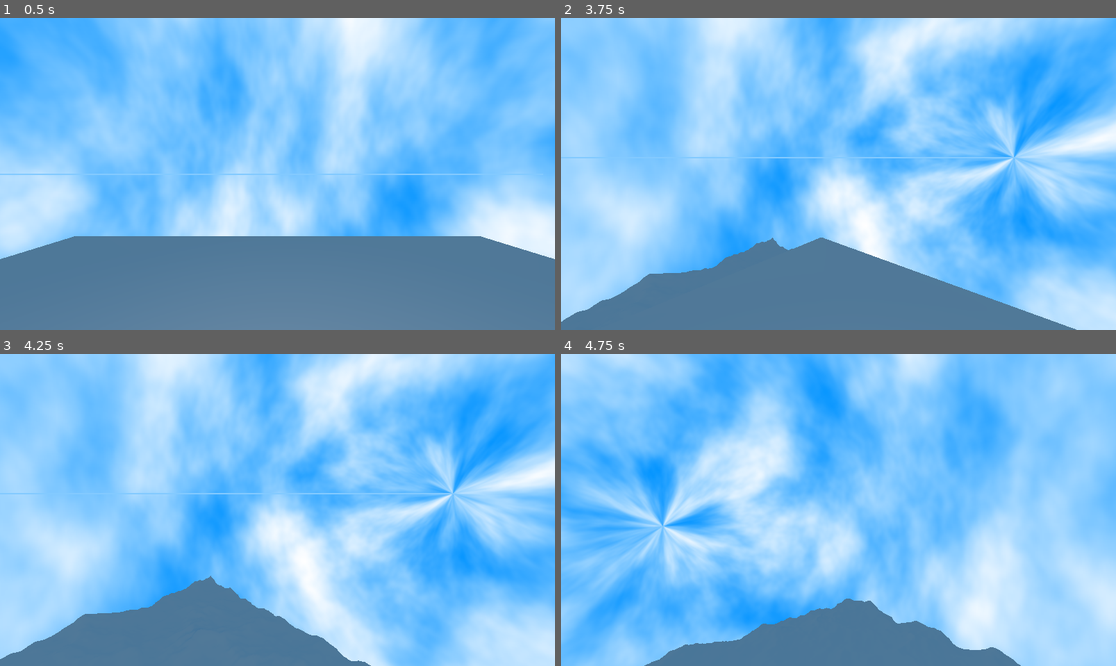
Above: before the commit, frames 1-4 (two rows, left to right).
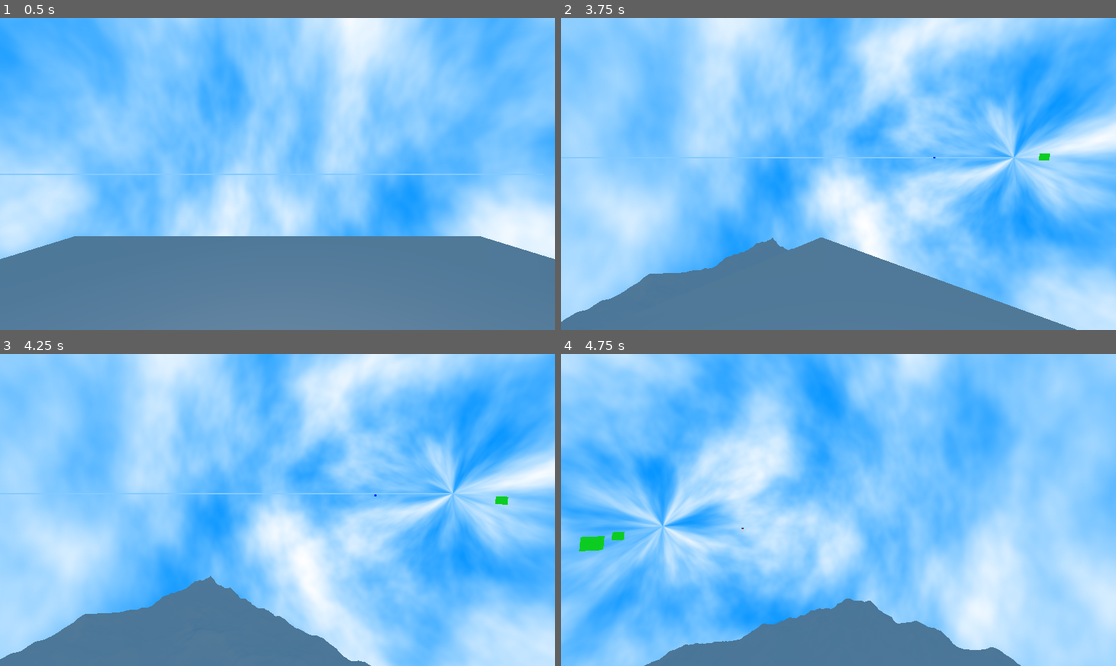
Above: after the commit, the same moments.

Repository: JustAws0m3/Godot_project_1
Game: Godot game, scene res://Main.tscn
The game is run twice, just before and just after one commit, with the same random seed, the same clock (stepped at 60 frames per second) and the same inputs.
Inputs (mouse positions are in pixels of both pictures, inside the frame that each line leads up to):
- Up to frame 1 (0.5 s): no input
- Up to frame 2 (3.75 s): tap Enter at 0.5 s; move the mouse to (866, 174) at 0.52 s; hold R (Refresh) 0.53-1.28 s; hold W (Forwards) from 0.53 s (still down); tap Space (Jump) at 0.77, 1.52, 3.02 s; move the mouse to (810, 174) at 1.27 s; tap Shift (Sprint) at 1.35, 2.85 s; move the mouse to (849, 167) at 2.02 s; hold R (Refresh) 2.03-2.78 s; move the mouse to (832, 180) at 2.77 s; move the mouse to (877, 177) at 3.52 s; hold R (Refresh) from 3.53 s (still down)
- Up to frame 3 (4.25 s): keep holding W (Forwards); keep holding R (Refresh); tap Space (Jump) at 3.77 s
- Up to frame 4 (4.75 s): keep holding W (Forwards); move the mouse to (794, 506) at 4.27 s; release R (Refresh) at 4.28 s; tap Shift (Sprint) at 4.35 s; tap Space (Jump) at 4.52 s

Frame 1 is identical in both runs. In frame 2, less than 0.1% of the frame differs, in the area x 67-89%, y 43-46%; in frame 3, less than 0.1%; in frame 4, 0.3%, in the area x 3-33%, y 55-64%.
Error before the commit: Parse Error: Identifier "point_mesh" not declared in the current scope. (res://Scripts/Generation/Unpackers/paths_unpacker.gd:46)

Commit message:
added basis for better object placing

Diff:
--- a/Main.tscn
+++ b/Main.tscn
@@ -56,9 +56,3 @@
 
 [node name="Unpacker" type="Node" parent="."]
 script = ExtResource("6_3dxm6")
-MAP_SIZE = null
-SPAWN_DIST_MIN = null
-SPAWN_DIST_MAX = null
-SPAWN_BOUND = null
-N_POINTS = null
-seed = null
--- a/Scripts/Generation/Unpackers/paths_unpacker.gd
+++ b/Scripts/Generation/Unpackers/paths_unpacker.gd
@@ -8,18 +8,21 @@
 const GREEN = preload("uid://di5vgqcoebvue")
 
 #Map paramaters
-@export var MAP_SIZE := Vector3(300,30,150)
+@export var map_size := Vector3(300,30,150)
 
 #Spawn Paramaters
-@export var SPAWN_DIST_MIN := 15
-@export var SPAWN_DIST_MAX := 30
-@export var SPAWN_BOUND := 20
+@export var spawn_dist_min := 15
+@export var spawn_dist_max := 30
+@export var spawn_bound := 20
 
 #Point paramaters
-@export var N_POINTS := 3
+@export var n_pois := 3
+@export var poi_bound = 20
+@export var min_poi_dist_ratio := 0.3
+@export var max_poi_dist_ratio := 0.7
 
-var WORLD_BORDER_POSITIVE = MAP_SIZE / 2
-var WORLD_BORDER_NEGATIVE = -MAP_SIZE / 2
+var WORLD_BORDER_POSITIVE = map_size / 2
+var WORLD_BORDER_NEGATIVE = -map_size / 2
 
 func _ready():
 	unpack()
@@ -43,37 +46,67 @@
 func place_point(pos:Vector3,material:StandardMaterial3D) -> Node3D:
 	var point = STATIC_BOX.instantiate() as Node3D
 	point.position = pos
-	point_mesh = point.get_node("./MeshInstance3D") as MeshInstance3D
+	var point_mesh = point.get_node("./MeshInstance3D") as MeshInstance3D
 	point_mesh.material_override = material
+	add_child(point)
 	return point
 
 
 #Method for placing spawn points
 func place_spawns(rng:RandomNumberGenerator) -> Array[Node3D]:
 	var spawn_point_a_pos = Vector3(
-		WORLD_BORDER_NEGATIVE.x + rng.randf_range(SPAWN_DIST_MIN,SPAWN_DIST_MAX),
+		WORLD_BORDER_NEGATIVE.x + rng.randf_range(spawn_dist_min,spawn_dist_max),
 		0,
-		rng.randf_range(WORLD_BORDER_NEGATIVE.z + SPAWN_BOUND, WORLD_BORDER_POSITIVE.z - SPAWN_BOUND)
+		rng.randf_range(WORLD_BORDER_NEGATIVE.z + spawn_bound, WORLD_BORDER_POSITIVE.z - spawn_bound)
 	)
 	var spawn_point_b_pos = Vector3(
-		WORLD_BORDER_POSITIVE.x - rng.randf_range(SPAWN_DIST_MIN,SPAWN_DIST_MAX),
+		WORLD_BORDER_POSITIVE.x - rng.randf_range(spawn_dist_min,spawn_dist_max),
 		0,
-		rng.randf_range(WORLD_BORDER_NEGATIVE.z + SPAWN_BOUND, WORLD_BORDER_POSITIVE.z - SPAWN_BOUND)
+		rng.randf_range(WORLD_BORDER_NEGATIVE.z + spawn_bound, WORLD_BORDER_POSITIVE.z - spawn_bound)
 	)
 
 	var spawn_point_a = place_point(spawn_point_a_pos,RED)
 	var spawn_point_b = place_point(spawn_point_b_pos,BLUE)
 
-func place_points() -> Array[Node3D]:
-	var points = []
+	return [spawn_point_a,spawn_point_b]
 
-	return points
+#Gets the maximum positive and negative distances you can travel along a vector from a point without going out of bounds
+func calculate_vector_map_bounds(pos:Vector2,vec:Vector2) -> Array[float]:
+	var x_pos = ((WORLD_BORDER_POSITIVE.x - poi_bound) - pos.x) / vec.x
+	var x_neg = ((WORLD_BORDER_NEGATIVE.x + poi_bound) - pos.x) / vec.x
+	var y_pos = ((WORLD_BORDER_POSITIVE.y - poi_bound) - pos.y) / vec.y
+	var y_neg = ((WORLD_BORDER_NEGATIVE.y + poi_bound) - pos.y) / vec.y
+	return [min(x_pos,y_pos),max(x_neg,y_neg)]
+
+
+func generate_poi_vector(rng:RandomNumberGenerator,pos_a:Vector3,pos_b:Vector3) -> Vector3:
+	var pos_a_v2 = Vector2(pos_a.x,pos_a.z)
+	var pos_b_v2 = Vector2(pos_b.x,pos_b.z)
+
+	var dist = rng.randf_range(min_poi_dist_ratio,max_poi_dist_ratio)
+	var interm_pos = (pos_a_v2 * dist) + (pos_b_v2 * (1 - dist))
+	var interm_vector = (pos_a - pos_b).normalized()
+	var perp_interm_vector = Vector2(interm_vector.y,-interm_vector.x)
+	var perp_dist_bounds = calculate_vector_map_bounds(interm_pos,perp_interm_vector)
+	var result_vector = interm_pos + (perp_interm_vector * rng.randf_range(perp_dist_bounds[1],perp_dist_bounds[0]))
+	return Vector3(result_vector.x,0,result_vector.y)
+
+
+func generate_poi_points(rng:RandomNumberGenerator,spawn_a:Vector3,spawn_b:Vector3) -> Array[Node3D]:
+	var result: Array[Node3D] = []
+	for i in range(n_pois):
+		var new_vector = generate_poi_vector(rng,spawn_a,spawn_b)
+		var new_point = place_point(new_vector,GREEN)
+		result.append(new_point)
+	return result;
+
 
 func unpack() -> Array[Unpacker]:
 	var rng := RandomNumberGenerator.new()
 	rng.seed = seed
 
 	# Place Spawns
-	place_spawns(rng)
+	var spawns = place_spawns(rng)
+	var pois = generate_poi_points(rng,spawns[0].position,spawns[1].position)
 
 	return []
